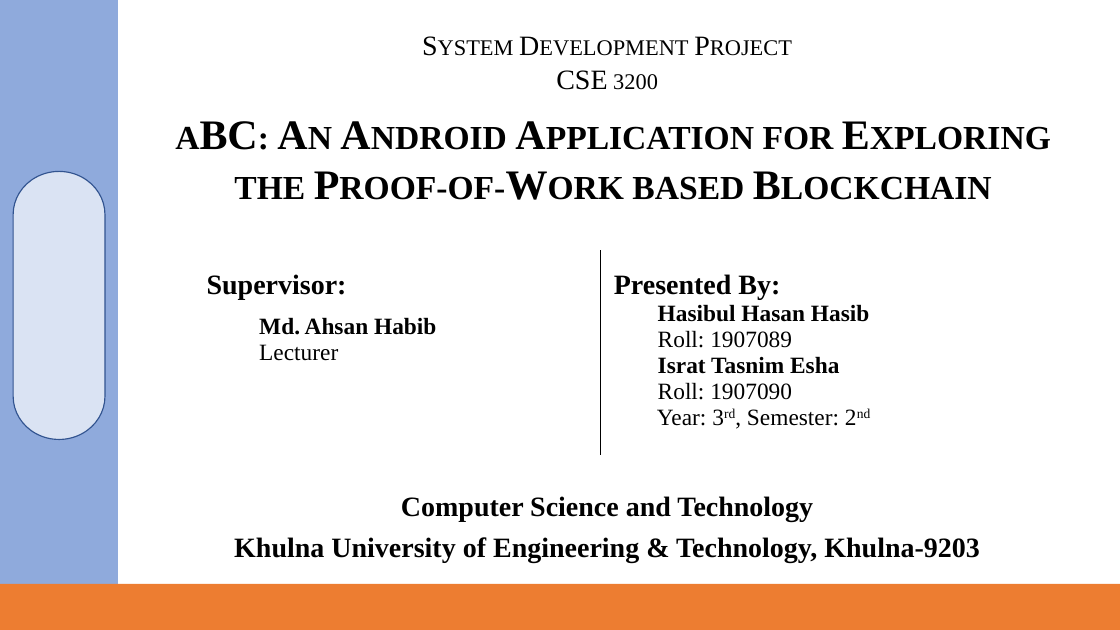
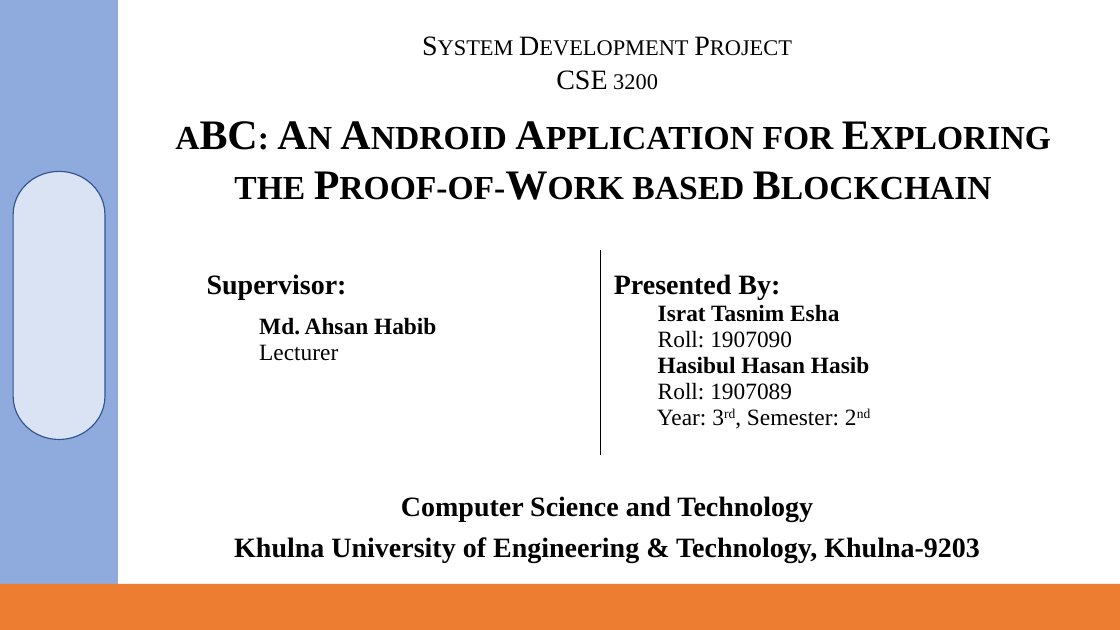
Before and after one commit to IsratTasnimEsha/Blockchain-Based-Transaction-App, a slide deck: slide 1 of WiseChoice.pptx. Drawn at 1120x630 pixels with LibreOffice and Linux fonts; fonts in the diff are those of the drawing; background and template pictures are left out. Boxes give left, top, right and bottom in pixels: in the first picture for what was removed or moved away, otherwise in the second. Text is boxed around its words. In the diff, an @@ line names an element or a change of style, - is before the commit and + after.

Commit message:
esha

```diff
--- a/WiseChoice.pptx
+++ b/WiseChoice.pptx
@@ table at (x1=198, y1=250, x2=1059, y2=455) @@
-row 1, column 2: Presented By: / Hasibul Hasan Hasib / Roll: 1907089 / Israt Tasnim Esha / Roll: 1907090 / Year: 3rd, Semester: 2nd
+row 1, column 2: Presented By: / Israt Tasnim Esha / Roll: 1907090 / Hasibul Hasan Hasib / Roll: 1907089 / Year: 3rd, Semester: 2nd
```
Also in this commit, not shown: 28 other slides changed, 1 other file.
